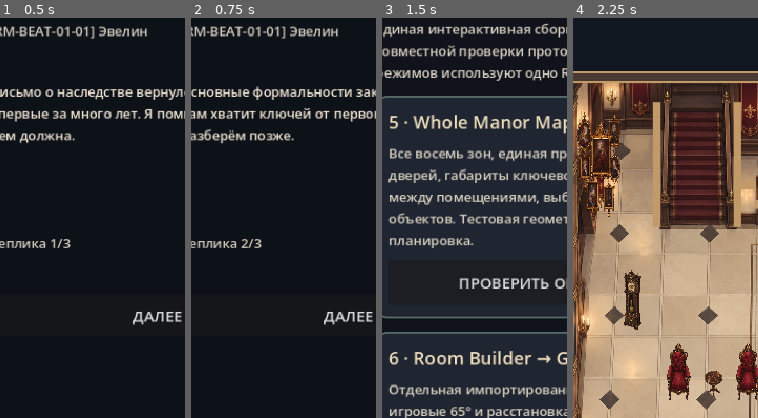
Above: before the commit, frames 1-4 (left to right).
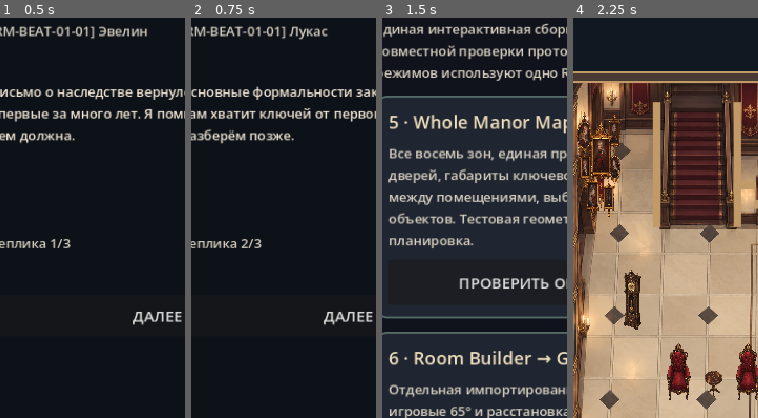
Above: after the commit, the same moments.

Repository: bezdredoff/RavenManor-Godot
Game: Godot game, scene res://scenes/raven/vertical_slice.tscn
The game is run twice, just before and just after one commit, with the same random seed, the same clock (stepped at 60 frames per second) and the same inputs. This scene is started directly instead of the project's main scene.
Inputs:
- Up to frame 1 (0.5 s): no input
- Up to frame 2 (0.75 s): click "ДАЛЕЕ" at 0.5 s
- Up to frame 3 (1.5 s): click "← Лаунчер" at 1.25 s
- Up to frame 4 (2.25 s): click "ПРОВЕРИТЬ ОБЩУЮ КАРТУ" at 2 s
The pictures show only the part of the screen within x 6-56%, y 14-64%; the shares and areas given below are measured in that part.

Frame 1 is identical in both runs. In frame 2, 0.5% of the frame differs, in the area x 52-80%, y 2-6%; in frame 3, less than 0.1%; in frame 4, nothing differs.

Commit message:
feat(slice): present synced narrative context

Diff:
--- a/scripts/raven/vertical_slice.gd
+++ b/scripts/raven/vertical_slice.gd
@@ -69,7 +69,7 @@
 	var config: Dictionary = content.vnScenes[str(step.scene)]
 	if vn_player == null or vn_player.scene.get("beatId", "") != config.beatId:
 		vn_player = VN.new(); vn_player.open(config)
-	body.add_child(_paragraph("[%s] %s" % [config.beatId, config.speaker]))
+	body.add_child(_paragraph("[%s] %s" % [config.beatId, vn_player.current_speaker()]))
 	var dialogue := _paragraph(vn_player.current_line()); dialogue.custom_minimum_size.y = 150; dialogue.add_theme_color_override("font_color", Color("eee4d2")); body.add_child(dialogue)
 	body.add_child(_paragraph("Реплика " + vn_player.progress_text()))
 	_add_button(body, "ДАЛЕЕ", _advance_vn)
@@ -79,6 +79,7 @@
 	var level := _level(str(step.level))
 	if match_game == null or match_game.level_data.id != level.id:
 		match_game = Match3.new(level); selected = -1
+	body.add_child(_paragraph(str(level.get("fiction", "Подготовить работу в комнате."))))
 	body.add_child(_paragraph("%s · Ходы: %d · %s: %d/%d" % [level.id, match_game.moves_left, level.objective.label, match_game.collected, level.objective.target]))
 	var grid := GridContainer.new(); grid.columns = int(level.columns); grid.add_theme_constant_override("h_separation", 3); grid.add_theme_constant_override("v_separation", 3); body.add_child(grid)
 	for index in match_game.tiles.size():
